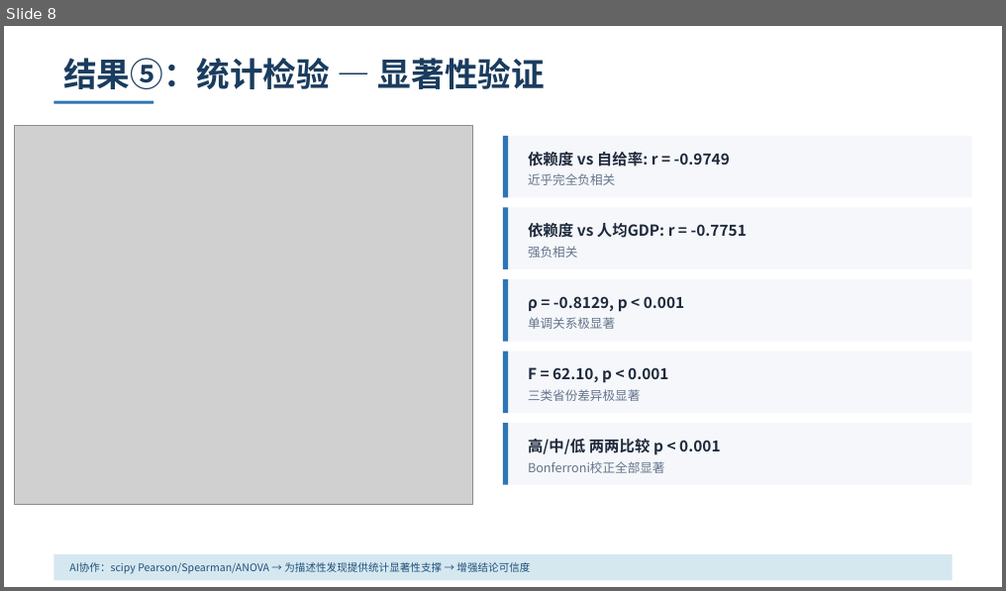
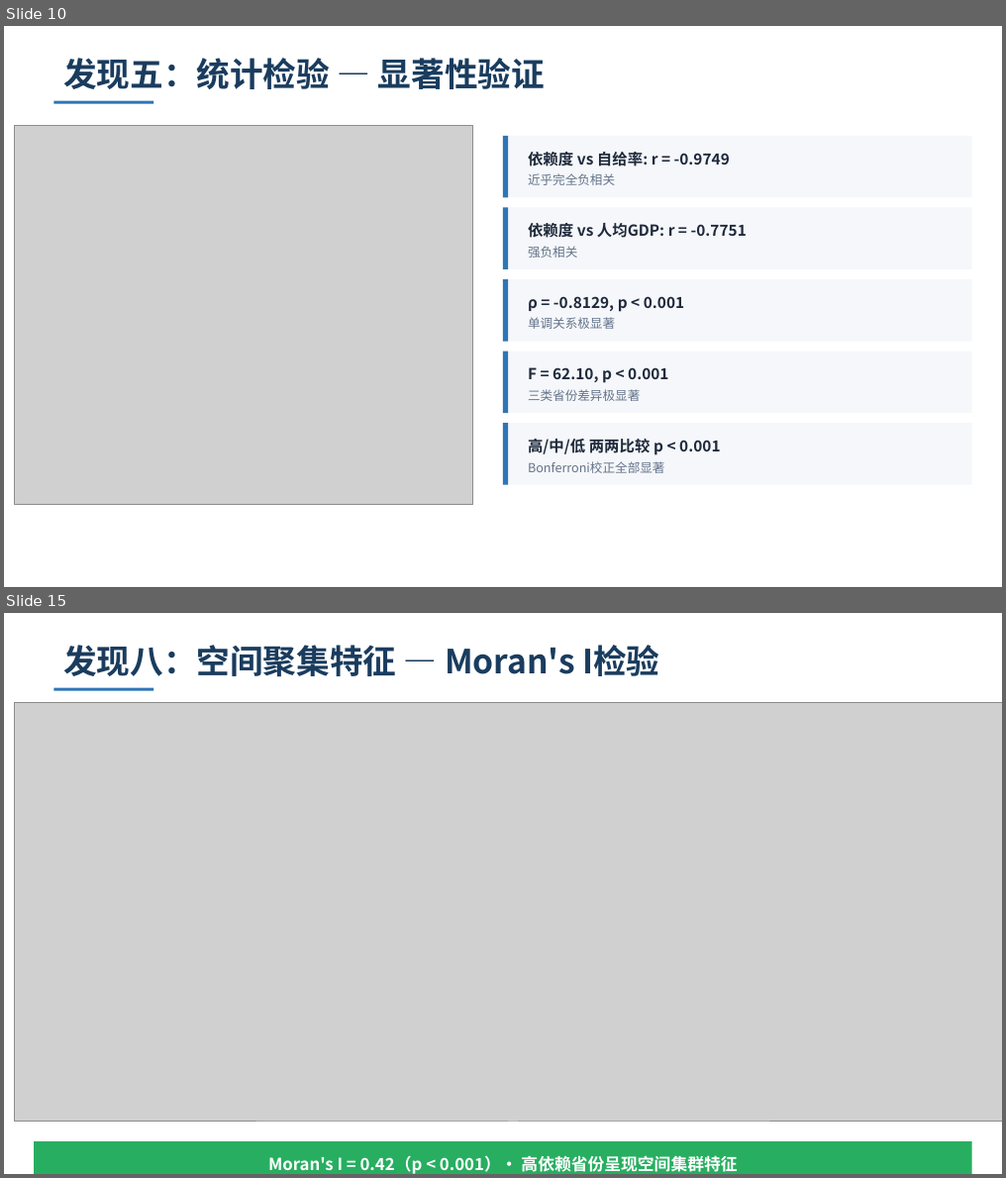
Before and after one commit to xonhaorun-afk/fiscal-transfer-analysis, a slide deck: output/课堂演示.pptx. Shown one above the other, each under a label of ours: slide 8 before the commit, slides 10 and 15 after it; the slides between them are not shown. The pictures are 1006x591 and 1006x1178 pixels, drawn with LibreOffice and Linux fonts; fonts in the diff are those of the drawing; grey boxes stand for pictures. Boxes give left, top, right and bottom in pixels: in the first picture for what was removed or moved away, otherwise in the second. Text is boxed around its words. In the diff, an @@ line names an element or a change of style, - is before the commit and + after.

Commit message:
update: 优化报告结构和PPT讲述逻辑，新增空间计量章节和政策启示

```diff
--- a/output/课堂演示.pptx
+++ b/output/课堂演示.pptx
@@ slide 15 added at bbox=[4, 613, 1002, 1174], background #FFFFFF @@
@@ text added at bbox=[63, 645, 659, 677], 24 pt, text #1A3C5E, bold @@
+发现八：空间聚集特征 — Moran's I检验
@@ rectangle added at bbox=[54, 688, 153, 691], fill #2E75B6 @@
@@ picture added at bbox=[14, 703, 1002, 1122] @@
@@ rectangle added at bbox=[34, 1142, 972, 1174], fill #27AE60 @@
@@ text added at bbox=[268, 1156, 737, 1174], 12 pt, text #FFFFFF, bold @@
+Moran's I = 0.42（p < 0.001）· 高依赖省份呈现空间集群特征
@@ what was slide 8 is now slide 10 @@
@@ slide 10 changed as well @@
@@ text at bbox=[63, 58, 545, 89]: text changed @@
-结果⑤：统计检验 — 显著性验证
+发现五：统计检验 — 显著性验证
@@ rectangle removed at bbox=[54, 555, 952, 580] @@
@@ text removed at bbox=[69, 563, 530, 574] @@
-AI协作：scipy Pearson/Spearman/ANOVA → 为描述性发现提供统计显著性支撑 → 增强结论可信度
```
Also in this commit, not shown: 8 other slides changed, 6 other slides added, 2 slides removed, 1 other file.
